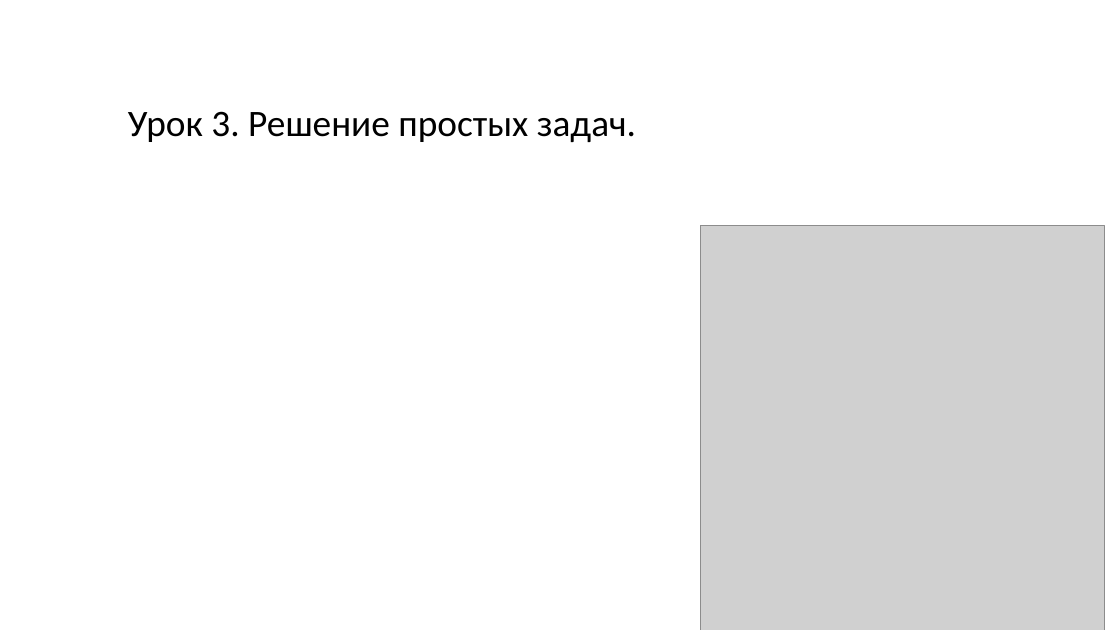
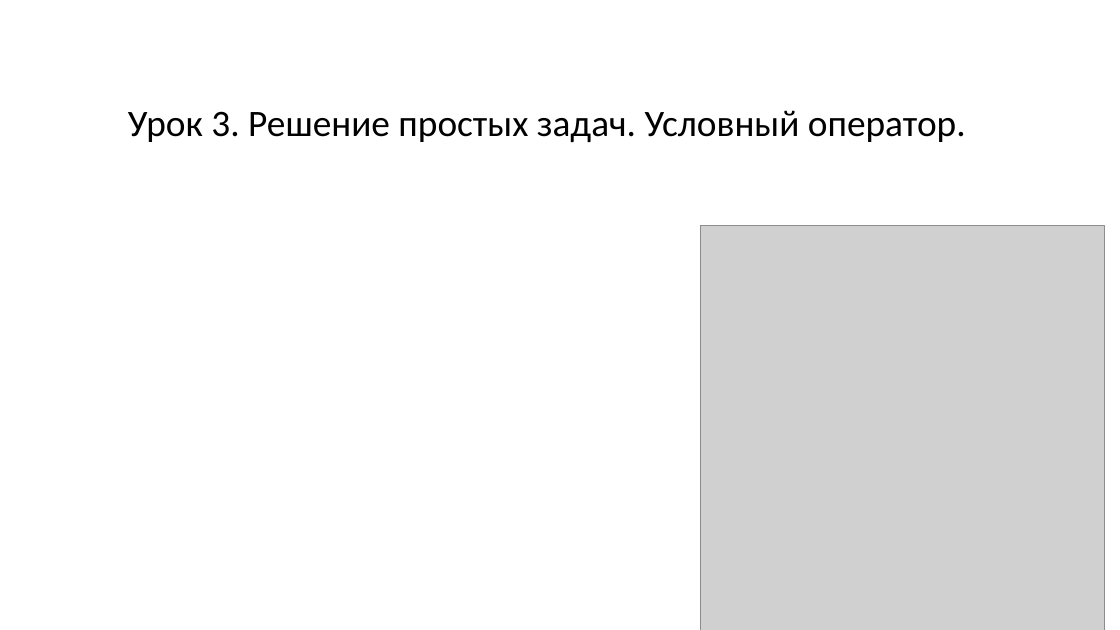
Before and after one commit to Klapeyron5/C-lessons-for-schoolchild-beginners, a slide deck: slide 1 of Урок 3/Урок 3.pptx. Drawn at 1120x630 pixels with LibreOffice and Linux fonts; fonts in the diff are those of the drawing; grey boxes stand for pictures. Boxes give left, top, right and bottom in pixels: in the first picture for what was removed or moved away, otherwise in the second. Text is boxed around its words. In the diff, an @@ line names an element or a change of style, - is before the commit and + after.

```diff
--- a/Урок 3/Урок 3.pptx
+++ b/Урок 3/Урок 3.pptx
@@ text at (x1=128, y1=110, x2=966, y2=142): text changed @@
-Урок 3. Решение простых задач.
+Урок 3. Решение простых задач. Условный оператор.
```
